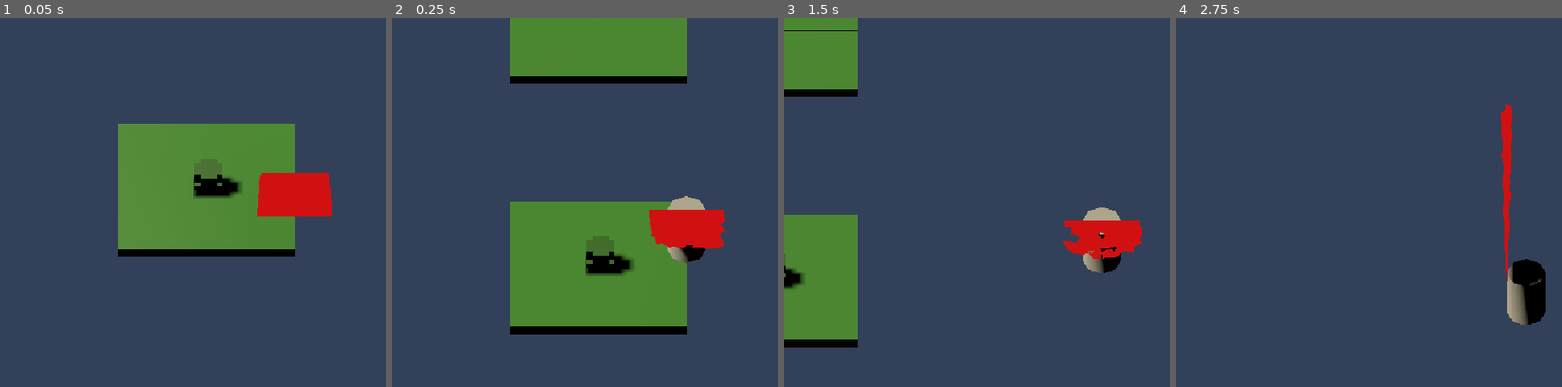
Above: before the commit, frames 1-4 (left to right).
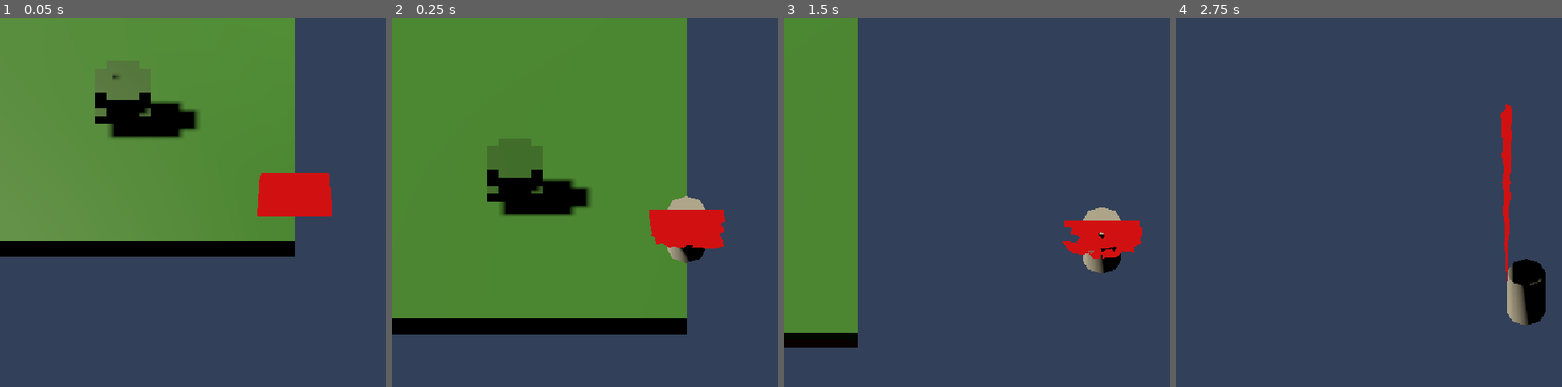
Above: after the commit, the same moments.

Repository: ahmadmuteen64-droid/Ashfall
Game: Godot game, scene res://scenes/world/main.tscn
The game is run twice, just before and just after one commit, with the same random seed, the same clock (stepped at 60 frames per second) and the same inputs.
Inputs (mouse positions are in pixels of both pictures, inside the frame that each line leads up to):
- Up to frame 1 (0.05 s): no input
- Up to frame 2 (0.25 s): no input
- Up to frame 3 (1.5 s): tap Enter at 0.5 s; move the mouse to (outside the picture) at 0.52 s; hold D (move_right) 0.53-1.25 s; hold E (interact) 0.53-1.25 s; click (outside the picture) at 0.67 s; tap Space (jump) at 0.77 s; drag from (980, 220) to (1077, 276) at 1.27 s
- Up to frame 4 (2.75 s): move the mouse to (outside the picture) at 2.02 s; hold D (move_right) from 2.03 s (still down); hold Shift (sprint) from 2.03 s (still down)

The runs differ from the first frame. In frame 1, 35% of the frame differs, in the area x 0-77%, y 0-65%; in frame 2, 44%, in the area x 0-77%, y 0-86%; in frame 3, 7.1%; in frame 4, nothing differs.

Commit message:
fix: VOXEL_SIZE mismatch — chunk had 0.1, world had 0.2
Every cube was rendered at 0.1x0.1x0.1 while placed at 0.2-unit
intervals by the world builder. Created a 0.1-unit visible gap
on all sides of every voxel — the 'tile gap between every tile.'

Changed chunk VOXEL_SIZE from 0.1 to 0.2 to match VoxelWorld.
Cubes now touch edge-to-edge with zero visible seams.

Co-Authored-By: Claude <noreply@anthropic.com>

Diff:
--- a/scripts/systems/voxel_chunk.gd
+++ b/scripts/systems/voxel_chunk.gd
@@ -5,7 +5,7 @@
 ## VOXEL_SIZE = 0.1 units (10 sub-voxels per unit).
 
 const CHUNK_SIZE: int = 32
-const VOXEL_SIZE: float = 0.1
+const VOXEL_SIZE: float = 0.2
 const SUB_PER_VOXEL: int = 100
 
 var grid: PackedInt32Array = []
